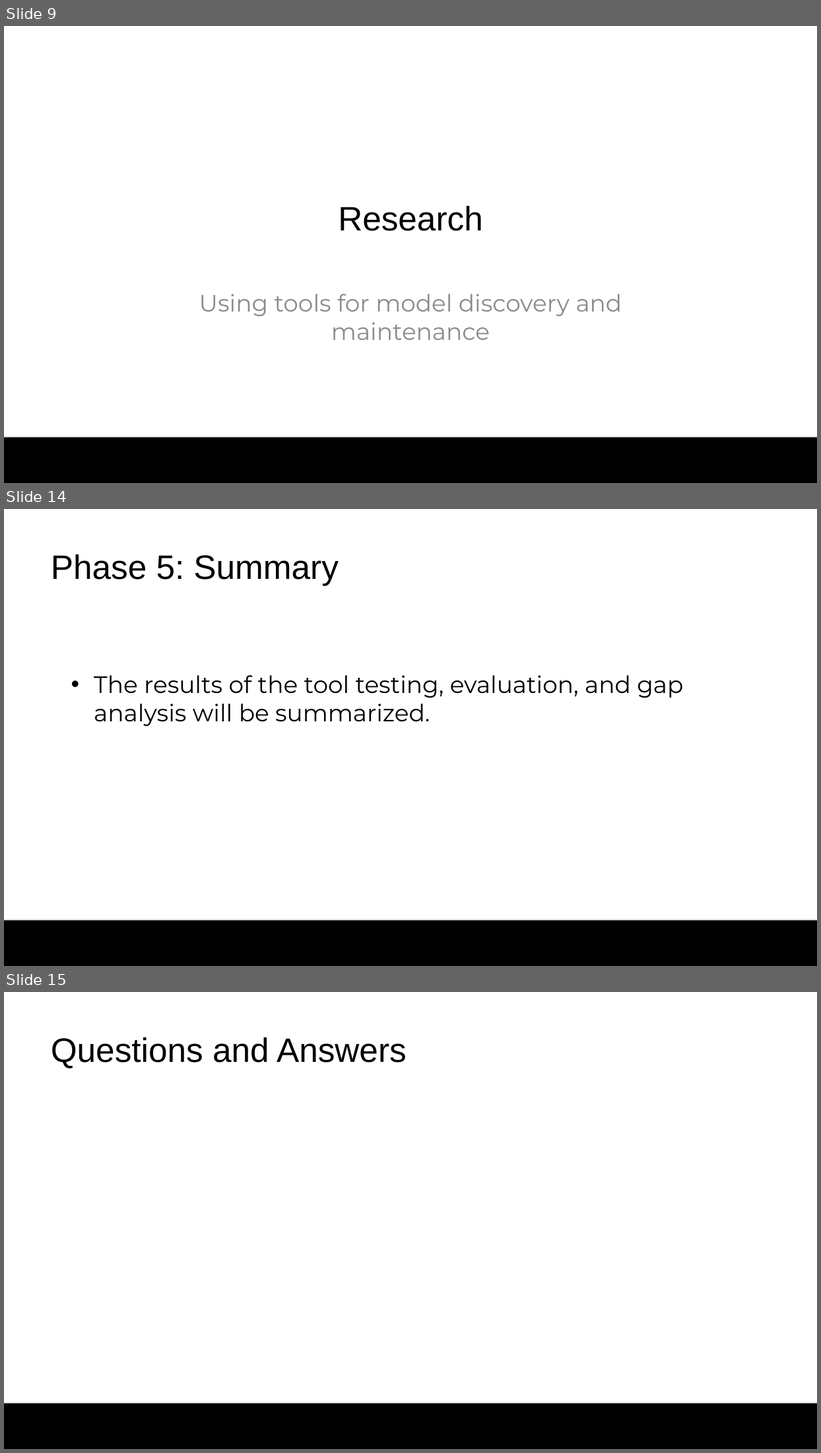
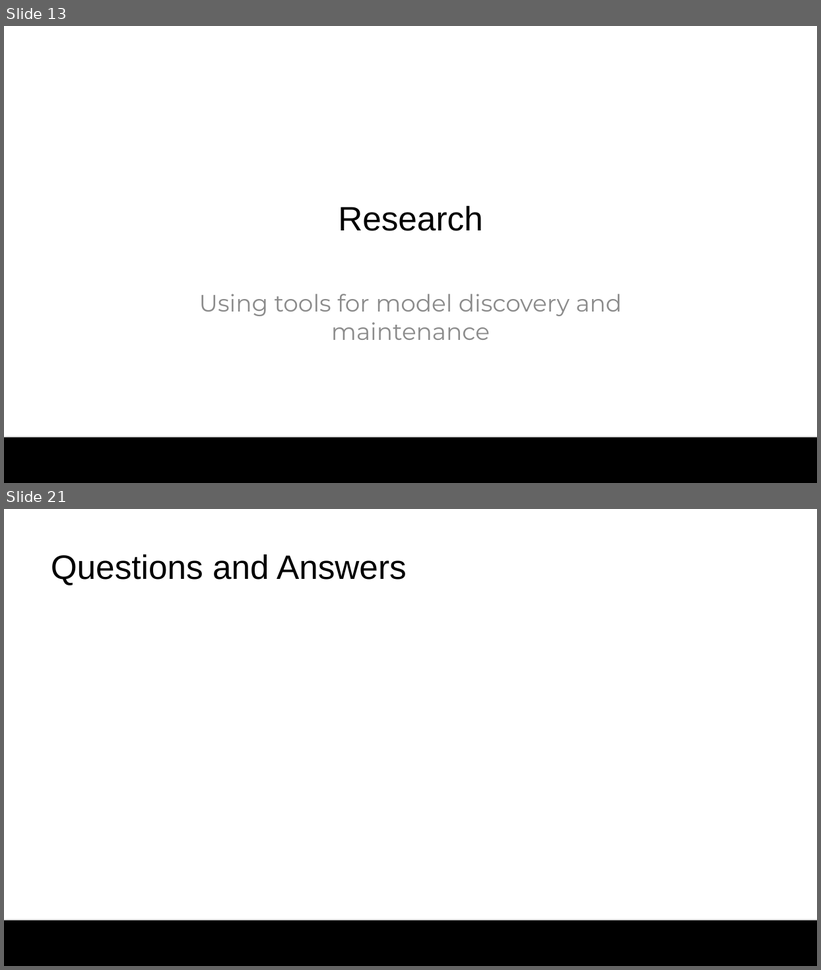
Before and after one commit to colby13king/cs5320-code, a slide deck: LicenseAssetManager/docs/Maintenance/MaintenancePresentation.pptx. Shown one above the other, each under a label of ours: slides 9, 14 and 15 before the commit, slides 13 and 21 after it; the slides between them are not shown. The pictures are 821x1453 and 821x970 pixels, drawn with LibreOffice and Linux fonts; fonts in the diff are those of the drawing; background and template pictures are left out. Boxes give left, top, right and bottom in pixels: in the first picture for what was removed or moved away, otherwise in the second. Text is boxed around its words. In the diff, an @@ line names an element or a change of style, - is before the commit and + after.

```diff
--- a/LicenseAssetManager/docs/Maintenance/MaintenancePresentation.pptx
+++ b/LicenseAssetManager/docs/Maintenance/MaintenancePresentation.pptx
@@ slide 14 removed at (x1=4, y1=509, x2=817, y2=966), background #FFFFFF; not listed: 1 template element that a slide beside it also shows @@
@@ title removed at (x1=51, y1=554, x2=338, y2=586) @@
-Phase 5: Summary
@@ text removed at (x1=94, y1=675, x2=683, y2=726) @@
-• The results of the tool testing, evaluation, and gap analysis will be summarized.
@@ what was slide 9 is now slide 13 @@
@@ what was slide 15 is now slide 21 @@
```
Also in this commit, not shown: 7 slides changed, 11 slides added, 4 other slides removed, 1 other file.
